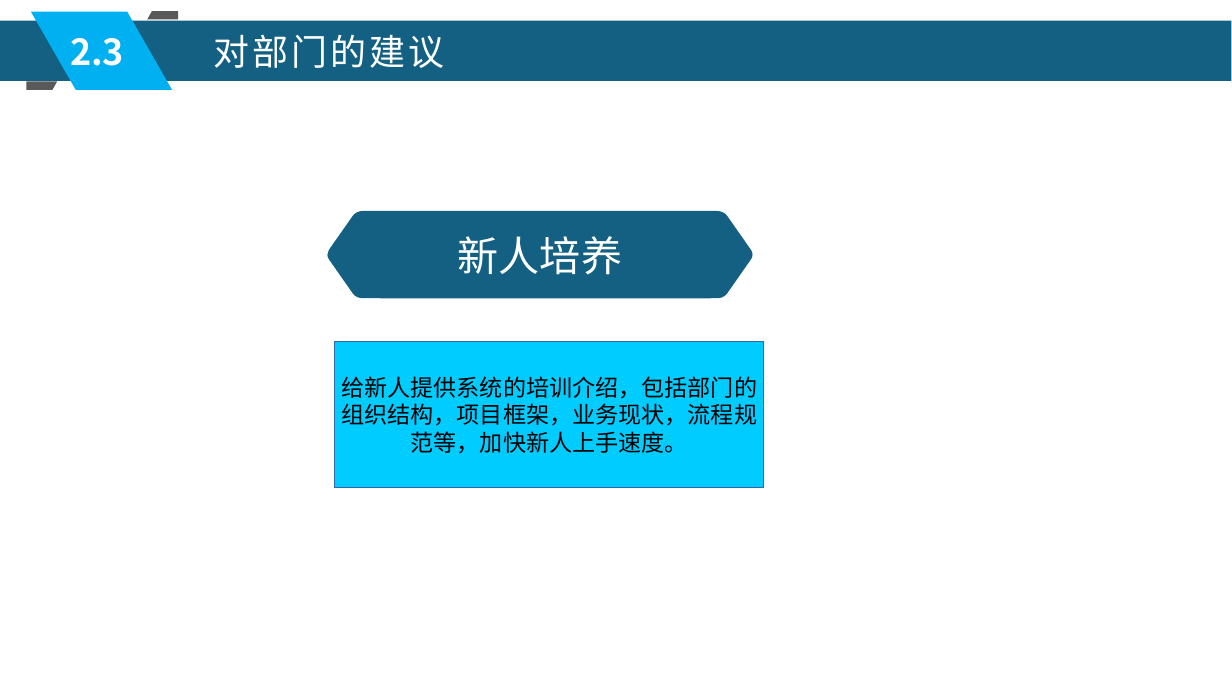
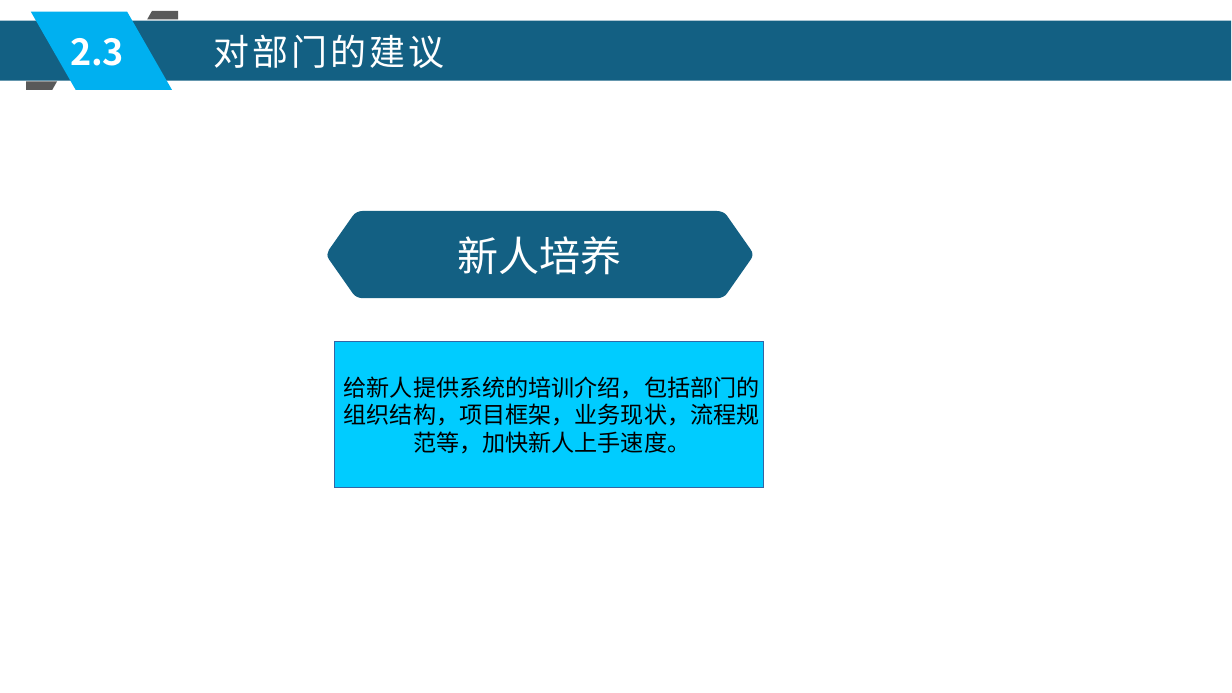
Before and after one commit to xljnc/husky-starter, a slide deck: slide 12 of doc/zzdb.pptx. Drawn at 1232x693 pixels with LibreOffice and Linux fonts; fonts in the diff are those of the drawing. Boxes give left, top, right and bottom in pixels: in the first picture for what was removed or moved away, otherwise in the second. Text is boxed around its words. In the diff, an @@ line names an element or a change of style, - is before the commit and + after.

```diff
--- a/doc/zzdb.pptx
+++ b/doc/zzdb.pptx
@@ freeform shape at [26, 81, 56, 90]: outline redrawn @@
@@ text in rectangle at [344, 376, 760, 426]: text changed @@
-给新人提供系统的培训介绍，包括部门的
-组织结构，项目框架，业务现状，流程规
+给新人提供系统的培训介绍，包括部门的
+组织结构，项目框架，业务现状，流程规
```
Also in this commit, not shown: 12 other slides changed.
